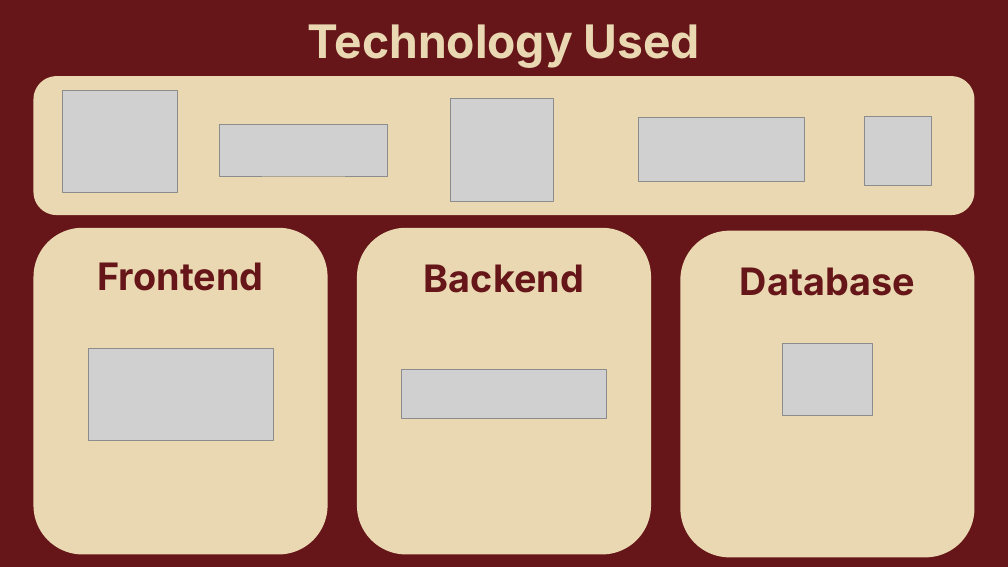
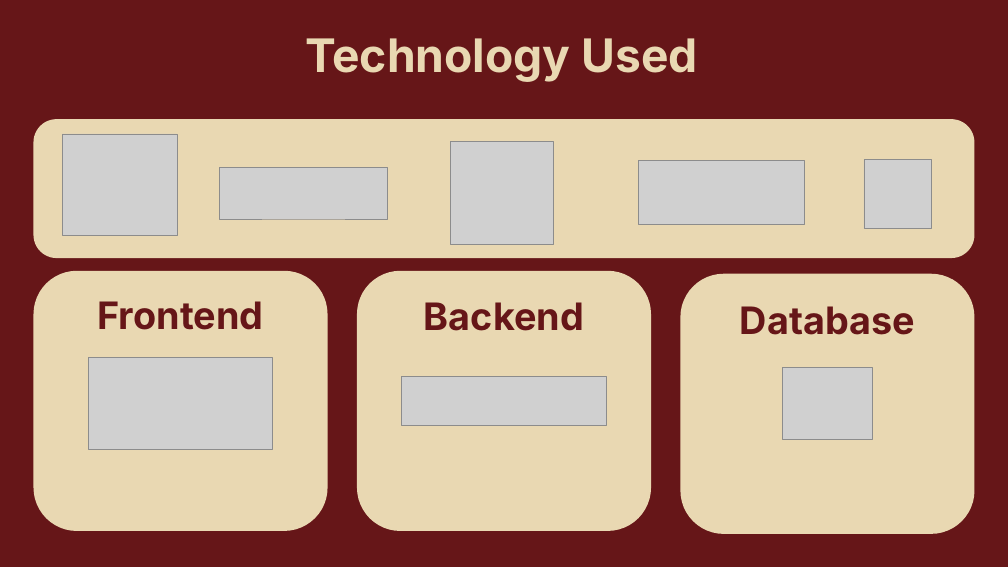
Before and after one commit to matt11matthew/ContactManager, a slide deck: slide 3 of Presentation/Contact Manager Presentation.pptx. Drawn at 1008x567 pixels with LibreOffice and Linux fonts; fonts in the diff are those of the drawing; grey boxes stand for pictures; background and template pictures are left out. Boxes give left, top, right and bottom in pixels: in the first picture for what was removed or moved away, otherwise in the second. Text is boxed around its words. In the diff, an @@ line names an element or a change of style, - is before the commit and + after.

```diff
--- a/Presentation/Contact Manager Presentation.pptx
+++ b/Presentation/Contact Manager Presentation.pptx
@@ text "Technology Used": place and size @@
-text "Technology Used" at [307,24,700,68]
+text "Technology Used" at [305,38,697,82]
@@ 5 pictures, 1 rounded rectangle: place and size @@
-5 pictures, 1 rounded rectangle at [33,76,975,216]
+5 pictures, 1 rounded rectangle at [33,119,975,259]
@@ text "Frontend": place and size @@
-text "Frontend" at [98,262,264,291]
+text "Frontend" at [98,301,264,330]
@@ rounded rectangle: place and size @@
-rounded rectangle at [33,228,327,554]
+rounded rectangle at [33,271,327,531]
@@ text "Backend": place and size @@
-text "Backend" at [424,264,584,293]
+text "Backend" at [424,302,584,331]
@@ rounded rectangle: place and size @@
-rounded rectangle at [357,228,651,554]
+rounded rectangle at [357,271,651,531]
@@ text "Database": place and size @@
-text "Database" at [740,267,915,296]
+text "Database" at [740,306,915,335]
@@ rounded rectangle: place and size @@
-rounded rectangle at [681,231,975,557]
+rounded rectangle at [681,274,975,534]
@@ picture: place and size @@
-picture at [88,349,273,441]
+picture at [88,358,273,450]
@@ picture: place and size @@
-picture at [402,370,606,418]
+picture at [402,377,606,425]
@@ picture: place and size @@
-picture at [783,343,872,415]
+picture at [783,368,872,439]
```
Also in this commit, not shown: 7 other slides changed.
